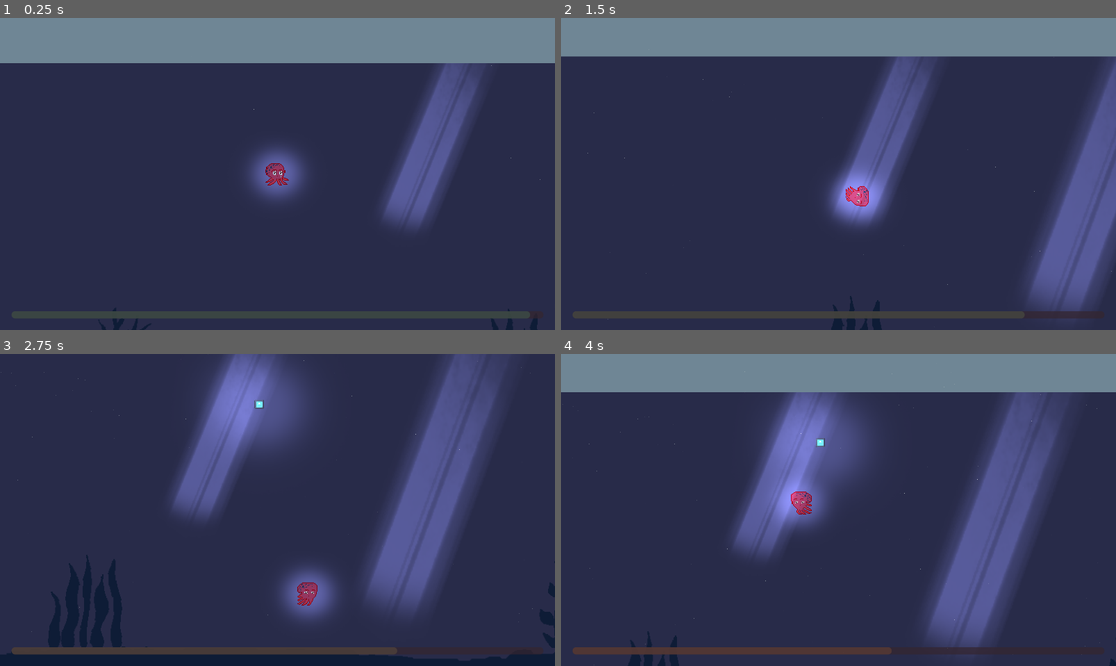
Above: before the commit, frames 1-4 (two rows, left to right).
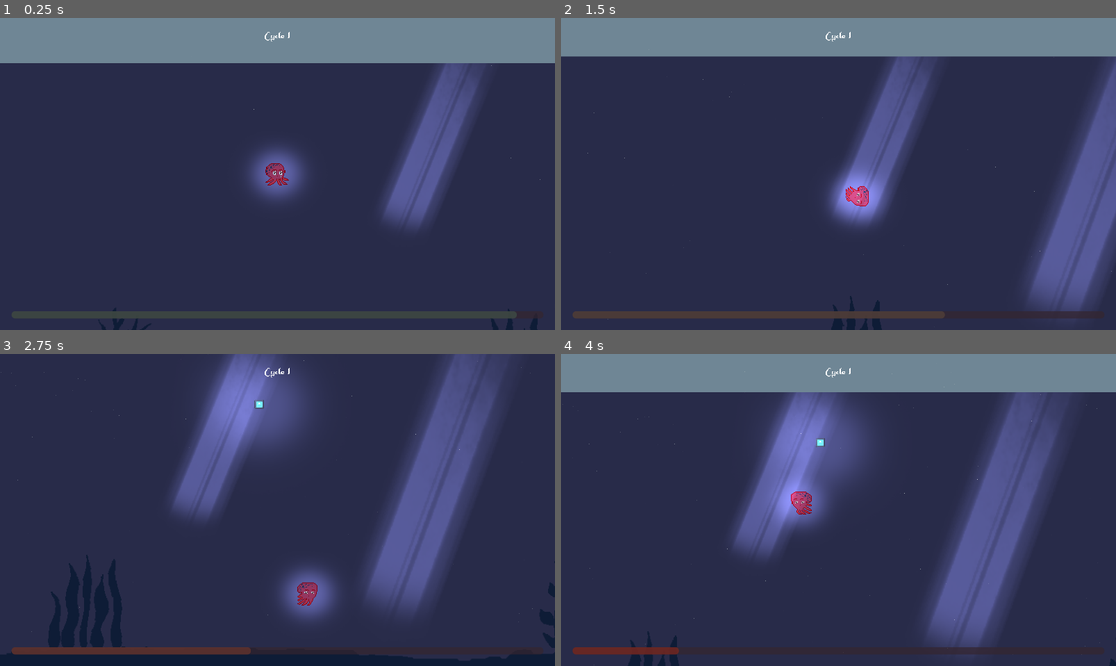
Above: after the commit, the same moments.

Repository: alfroids/tidal-storm
Game: Godot game, scene res://scenes/levels/main.tscn
The game is run twice, just before and just after one commit, with the same random seed, the same clock (stepped at 60 frames per second) and the same inputs. The engine's default icon, where the game draws it, is replaced by a stand-in: a white triangle on a blue panel in a dark square.
Inputs:
- Up to frame 1 (0.25 s): no input
- Up to frame 2 (1.5 s): hold D (move_right) 0.53-1.28 s; tap Space (dash) at 0.6, 1.35 s; hold S (move_down) from 1.28 s (still down)
- Up to frame 3 (2.75 s): release S (move_down) at 2.03 s; hold D (move_right) from 2.03 s (still down); tap Space (dash) at 2.1 s
- Up to frame 4 (4 s): release D (move_right) at 2.78 s; hold W (move_up) 2.78-3.53 s; tap Space (dash) at 2.85, 3.6 s; hold A (move_left) from 3.53 s (still down)

The runs differ from the first frame. In frame 1, less than 0.1% of the frame differs, in the area x 47-96%, y 4-97%; in frame 2, 0.4%; in frame 3, 0.3%; in frame 4, 0.9%, in the area x 21-60%, y 4-97%.

Commit message:
Add cycle count to the UI

Diff:
--- /dev/null
+++ b/globals/data.gd
@@ -0,0 +1,10 @@
+extends Node
+
+
+var match_start_time: float
+var items_caught: int
+
+
+func reset_data() -> void:
+	match_start_time = Time.get_ticks_msec()
+	items_caught = 0
--- a/project.godot
+++ b/project.godot
@@ -19,6 +19,7 @@
 
 CycleManager="*res://scenes/management/cycle-manager/cycle_manager.tscn"
 SignalBus="*res://globals/signal_bus.gd"
+Data="*res://globals/data.gd"
 
 [display]
 
--- a/scenes/UI/game-info/game_info.gd
+++ b/scenes/UI/game-info/game_info.gd
@@ -2,6 +2,7 @@
 
 
 @export var _progress_bar: ProgressBar
+@export var _cycle_label: Label
 
 @onready var calm_timer = CycleManager.calm_timer
 @onready var storm_timer = CycleManager.storm_timer
@@ -10,6 +11,8 @@
 
 
 func _process(_delta):
+	_cycle_label.text = "Cycle " + str(CycleManager.cycle_count)
+
 	if CycleManager.current_phase == CycleManager.PHASE.CALM:
 		var percentage: float = calm_timer.time_left / calm_max_value
 		var color: Color = Color("#3b5249").lerp(Color("#8c1c13"), 1 - percentage)
--- a/scenes/UI/game-info/game_info.tscn
+++ b/scenes/UI/game-info/game_info.tscn
@@ -1,6 +1,7 @@
-[gd_scene load_steps=4 format=3 uid="uid://bkuab87kd4a46"]
+[gd_scene load_steps=5 format=3 uid="uid://bkuab87kd4a46"]
 
 [ext_resource type="Script" path="res://scenes/UI/game-info/game_info.gd" id="1_3w24y"]
+[ext_resource type="FontFile" uid="uid://xfinsrs3axfv" path="res://assets/fonts/NotJamFontPack/Not Jam Signature 17/Not Jam Signature 21.ttf" id="2_dcw0k"]
 
 [sub_resource type="StyleBoxFlat" id="StyleBoxFlat_xvesj"]
 bg_color = Color(0.203922, 0.145098, 0.184314, 1)
@@ -16,7 +17,7 @@
 corner_radius_bottom_right = 12
 corner_radius_bottom_left = 12
 
-[node name="GameInfo" type="Control" node_paths=PackedStringArray("_progress_bar")]
+[node name="GameInfo" type="Control" node_paths=PackedStringArray("_progress_bar", "_cycle_label")]
 layout_mode = 3
 anchors_preset = 15
 anchor_right = 1.0
@@ -25,6 +26,7 @@
 grow_vertical = 2
 script = ExtResource("1_3w24y")
 _progress_bar = NodePath("MarginContainer/ProgressBar")
+_cycle_label = NodePath("MarginContainer/CycleLabel")
 
 [node name="MarginContainer" type="MarginContainer" parent="."]
 layout_mode = 1
@@ -47,3 +49,12 @@
 theme_override_styles/fill = SubResource("StyleBoxFlat_f162m")
 value = 50.0
 show_percentage = false
+
+[node name="CycleLabel" type="Label" parent="MarginContainer"]
+layout_mode = 2
+size_flags_vertical = 0
+theme_override_fonts/font = ExtResource("2_dcw0k")
+theme_override_font_sizes/font_size = 42
+text = "Cycle 00"
+horizontal_alignment = 1
+vertical_alignment = 1
--- a/scenes/UI/game-over/game_over.gd
+++ b/scenes/UI/game-over/game_over.gd
@@ -14,6 +14,7 @@
 func _on_play_again_button_pressed() -> void:
 	get_tree().paused = false
 	CycleManager.start_cycles()
+	Data.reset_data()
 	get_tree().reload_current_scene()
 
 
--- a/scenes/UI/pause-menu/pause_menu.gd
+++ b/scenes/UI/pause-menu/pause_menu.gd
@@ -20,6 +20,7 @@
 func _on_restart_button_pressed() -> void:
 	get_tree().paused = false
 	CycleManager.start_cycles()
+	Data.reset_data()
 	get_tree().reload_current_scene()
 
 
--- a/scenes/management/cycle-manager/cycle_manager.tscn
+++ b/scenes/management/cycle-manager/cycle_manager.tscn
@@ -8,12 +8,12 @@
 storm_timer = NodePath("StormTimer")
 
 [node name="CalmTimer" type="Timer" parent="."]
-wait_time = 10.0
+wait_time = 5.0
 one_shot = true
 autostart = true
 
 [node name="StormTimer" type="Timer" parent="."]
-wait_time = 10.0
+wait_time = 25.0
 one_shot = true
 
 [connection signal="timeout" from="CalmTimer" to="." method="_on_calm_timer_timeout"]
--- a/scenes/mission/mission-item/mission_item.gd
+++ b/scenes/mission/mission-item/mission_item.gd
@@ -12,4 +12,5 @@
 
 func _on_body_entered(_body: Node2D) -> void:
 	CycleManager.delay_cycle_timer(data.delay_time)
+	Data.items_caught += 1
 	queue_free()
